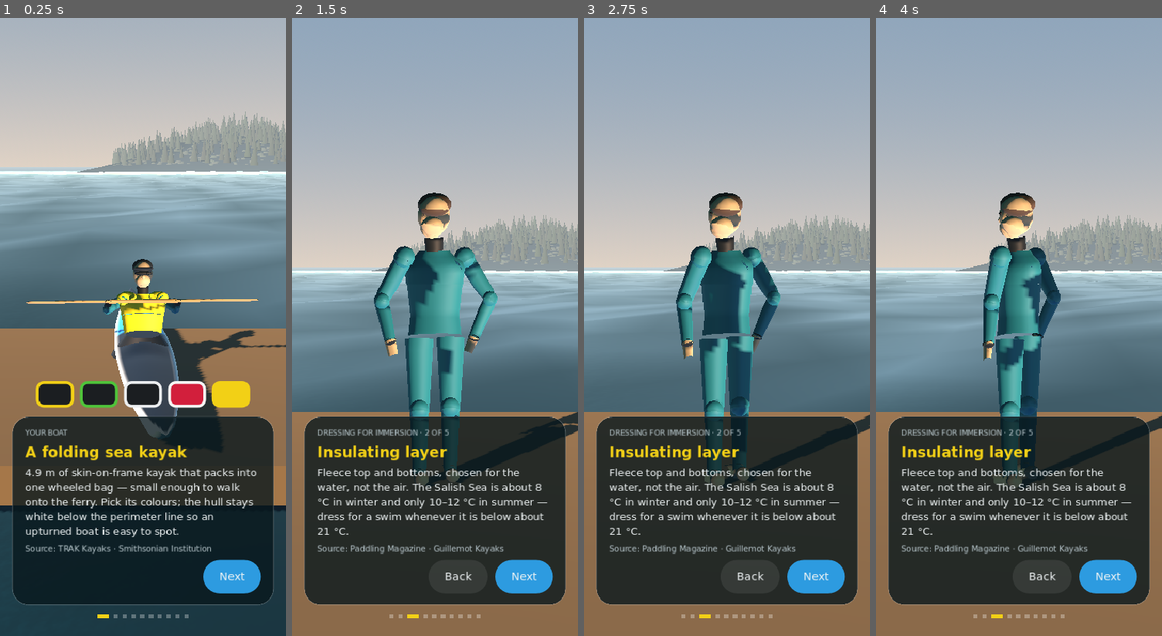
Above: before the commit, frames 1-4 (left to right).
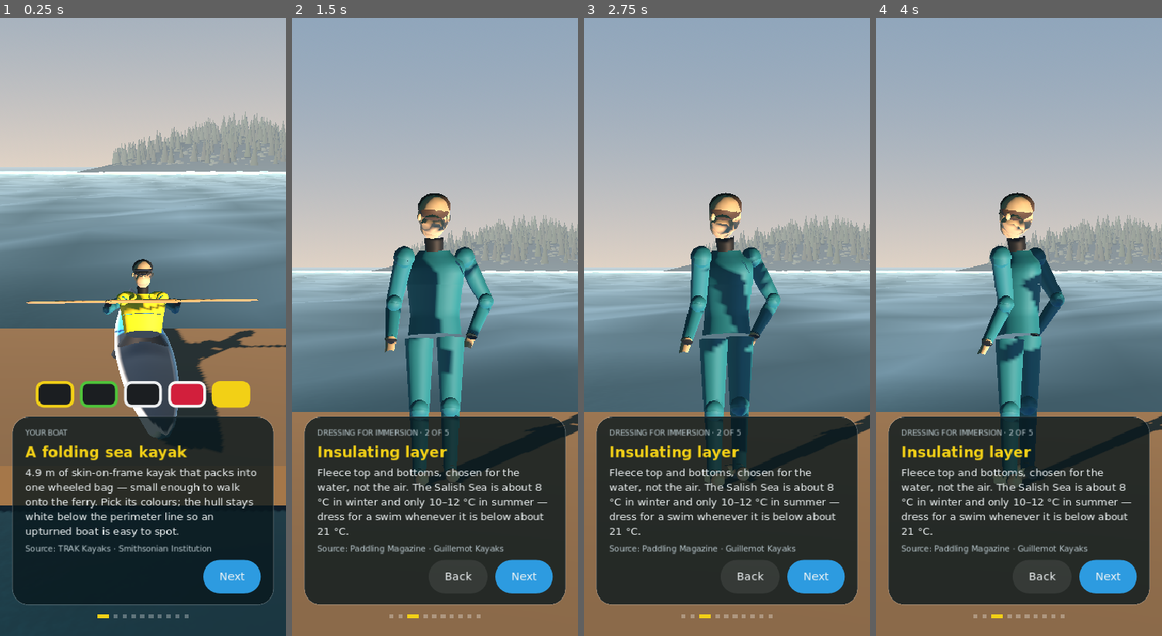
Above: after the commit, the same moments.

Repository: twknab/salish-sea-expeditions
Game: Godot game, scene res://scenes/outfit.tscn
Same seed, same stepped clock (60 frames per second), same inputs: the game is played once before the commit and once after it. This scene is started directly instead of the project's main scene.
Inputs (mouse positions are in pixels of both pictures, inside the frame that each line leads up to):
- Up to frame 1 (0.25 s): no input
- Up to frame 2 (1.5 s): click "Next" at 0.5 s; click "Next" at 1.25 s
- Up to frame 3 (2.75 s): tap Enter at 2 s; move the mouse to (789, 296) at 2.02 s; hold D from 2.03 s (still down); tap Z at 2.1 s; click (789, 296) at 2.17 s
- Up to frame 4 (4 s): release D at 2.75 s; drag from (961, 357) to (1004, 450) at 2.77 s; move the mouse to (1047, 191) at 3.52 s; hold D from 3.53 s (still down); tap J at 3.6 s

The runs differ from the first frame. In frame 1, less than 0.1% of the frame differs, in the area x 45-90%, y 39-52%; in frame 2, 2.6%; in frame 3, 2.6%, in the area x 32-100%, y 28-68%; in frame 4, 1.7%.

Commit message:
Godot: smooth shading on the body, hull and paddle; a single skull with ears; relaxed standing arms
Co-Authored-By: Claude Fable 5.1 <noreply@anthropic.com>
Claude-Session: https://claude.ai/code/session_012pnZHEZ1nKNhR1ekswgXzX

Diff:
--- a/godot/scripts/body_mesh.gd
+++ b/godot/scripts/body_mesh.gd
@@ -62,17 +62,19 @@
 			_blob(JOINTS["shoulder_" + s] * Vector3(0.78, 1.0, 1.0) + Vector3(0, 0.02, 0), Vector3(0.09, 0.05, 0.12), palette.pfd, "chest")
 	_tube("neck", "head", [[0.052, 0.05], [0.058, 0.055]], palette.gasket if dress >= 2 else skin, 12, "chest", "head")
 	# Head: skull as an ellipsoid loft, a jaw, a nose; cap or hair on top.
-	_blob(JOINTS.head + Vector3(0, 0.12, 0), Vector3(0.095, 0.115, 0.105), skin, "head")
-	_blob(JOINTS.head + Vector3(0, 0.055, 0.03), Vector3(0.07, 0.065, 0.075), skin, "head")
-	_blob(JOINTS.head + Vector3(0, 0.1, 0.105), Vector3(0.016, 0.02, 0.02), skin, "head")
+	_blob(JOINTS.head + Vector3(0, 0.125, 0.0), Vector3(0.092, 0.118, 0.104), skin, "head")
+	_blob(JOINTS.head + Vector3(0, 0.06, 0.025), Vector3(0.072, 0.07, 0.078), skin, "head")
+	_blob(JOINTS.head + Vector3(0, 0.1, 0.1), Vector3(0.014, 0.018, 0.018), skin, "head")
 	for s in [-1.0, 1.0]:
-		_blob(JOINTS.head + Vector3(s * 0.038, 0.135, 0.085), Vector3(0.012, 0.012, 0.008), Color(0.08, 0.07, 0.06), "head")
+		_blob(JOINTS.head + Vector3(s * 0.092, 0.11, -0.005), Vector3(0.012, 0.022, 0.016), skin, "head")  # ears
+	for s in [-1.0, 1.0]:
+		_blob(JOINTS.head + Vector3(s * 0.036, 0.135, 0.088), Vector3(0.011, 0.011, 0.007), Color(0.08, 0.07, 0.06), "head")
 	if dress >= 4:
-		_blob(JOINTS.head + Vector3(0, 0.135, 0.095), Vector3(0.085, 0.02, 0.02), palette.gasket, "head")  # sunglasses
-		_blob(JOINTS.head + Vector3(0, 0.185, -0.005), Vector3(0.1, 0.075, 0.108), palette.cap, "head")   # neoprene cap
-		_blob(JOINTS.head + Vector3(0, 0.18, 0.08), Vector3(0.1, 0.012, 0.07), palette.cap, "head")      # brim
+		_blob(JOINTS.head + Vector3(0, 0.137, 0.09), Vector3(0.082, 0.018, 0.022), palette.gasket, "head")  # sunglasses
+		_blob(JOINTS.head + Vector3(0, 0.175, -0.003), Vector3(0.097, 0.085, 0.108), palette.cap, "head")  # neoprene cap
+		_blob(JOINTS.head + Vector3(0, 0.168, 0.085), Vector3(0.095, 0.01, 0.06), palette.cap, "head")      # brim
 	else:
-		_blob(JOINTS.head + Vector3(0, 0.185, -0.01), Vector3(0.098, 0.07, 0.106), palette.hair, "head")
+		_blob(JOINTS.head + Vector3(0, 0.172, -0.008), Vector3(0.095, 0.082, 0.106), palette.hair, "head")
 	# Arms: shoulder ball, upper arm, elbow, forearm tapering to the wrist gasket, a hand.
 	for s in ["l", "r"]:
 		_blob(JOINTS["shoulder_" + s], Vector3(0.062, 0.062, 0.062), palette.pfd if pfd else suit, "upper_arm_" + s)
@@ -89,8 +91,8 @@
 			_tube("knee_" + s, "ankle_" + s, [[0.058, 0.058], [0.04, 0.042]], suit, 12, "thigh_" + s, "foot_" + s)
 			_tube("ankle_" + s, "toe_" + s, [[0.045, 0.05], [0.04, 0.035]], boots, 10, "shin_" + s, "")
 			_blob(JOINTS["ankle_" + s] + Vector3(0, -0.01, -0.03), Vector3(0.045, 0.04, 0.05), boots, "foot_" + s)
+	_st.index()
 	_st.generate_normals()
-	_st.index()
 	var mesh := _st.commit()
 	mesh_instance = MeshInstance3D.new()
 	mesh_instance.mesh = mesh
--- a/godot/scripts/hull.gd
+++ b/godot/scripts/hull.gd
@@ -111,6 +111,6 @@
 			st.set_color(ca); st.add_vertex(a)
 			st.set_color(cd); st.add_vertex(d)
 			st.set_color(cc); st.add_vertex(c)
+	st.index()
 	st.generate_normals()
-	st.index()
 	return st.commit()
--- a/godot/scripts/paddler.gd
+++ b/godot/scripts/paddler.gd
@@ -93,8 +93,8 @@
 				else:
 					st.add_vertex(a); st.add_vertex(b); st.add_vertex(c)
 					st.add_vertex(a); st.add_vertex(c); st.add_vertex(d)
+	st.index()
 	st.generate_normals()
-	st.index()
 	return st.commit()
 
 func begin_stroke(side: int, kind: String) -> void:
@@ -145,10 +145,10 @@
 		var shoulder: Vector3 = joints["shoulder_" + s]
 		var target: Vector3
 		if standing:
-			target = Vector3(sg * 0.24, -0.12, 0.06)
+			target = Vector3(sg * 0.25, -0.1, 0.1)
 		else:
 			target = _rig.to_local(_paddle.to_global(Vector3(sg * HAND, 0.0, 0.0)))
-		var pole := Vector3(sg * 0.7, -0.4, -0.3)
+		var pole := Vector3(sg * 0.7, -0.4, -0.3) if not standing else Vector3(sg * 0.4, -0.1, -0.8)
 		var elbow := IK.two_bone(shoulder, target, UPPER, FORE + HANDLEN, pole)
 		var dir := (target - elbow).normalized()
 		joints["elbow_" + s] = elbow
